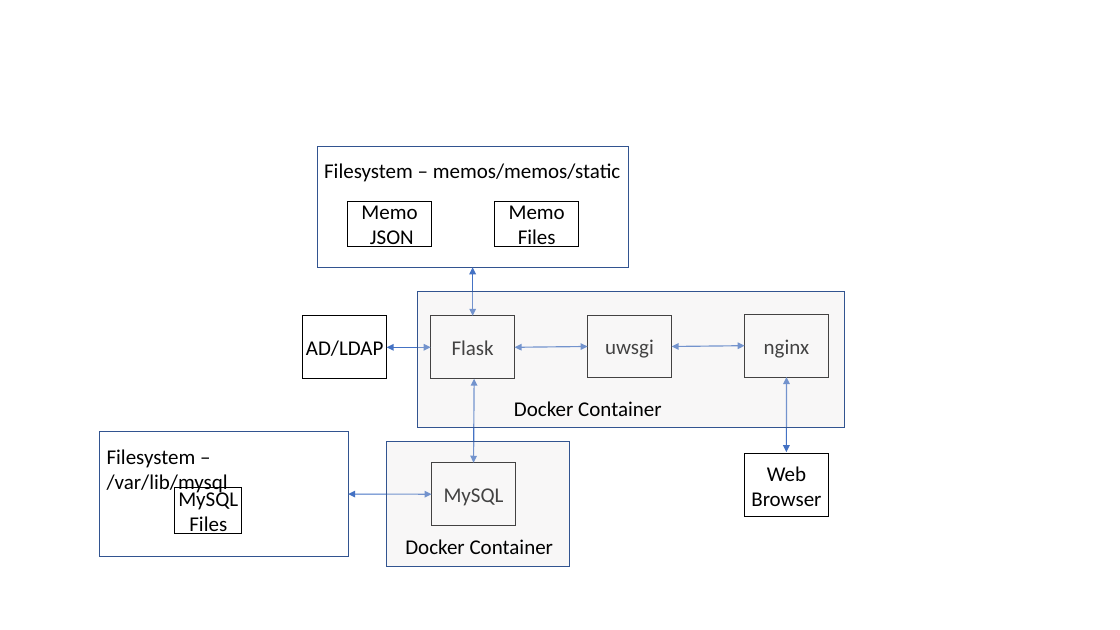
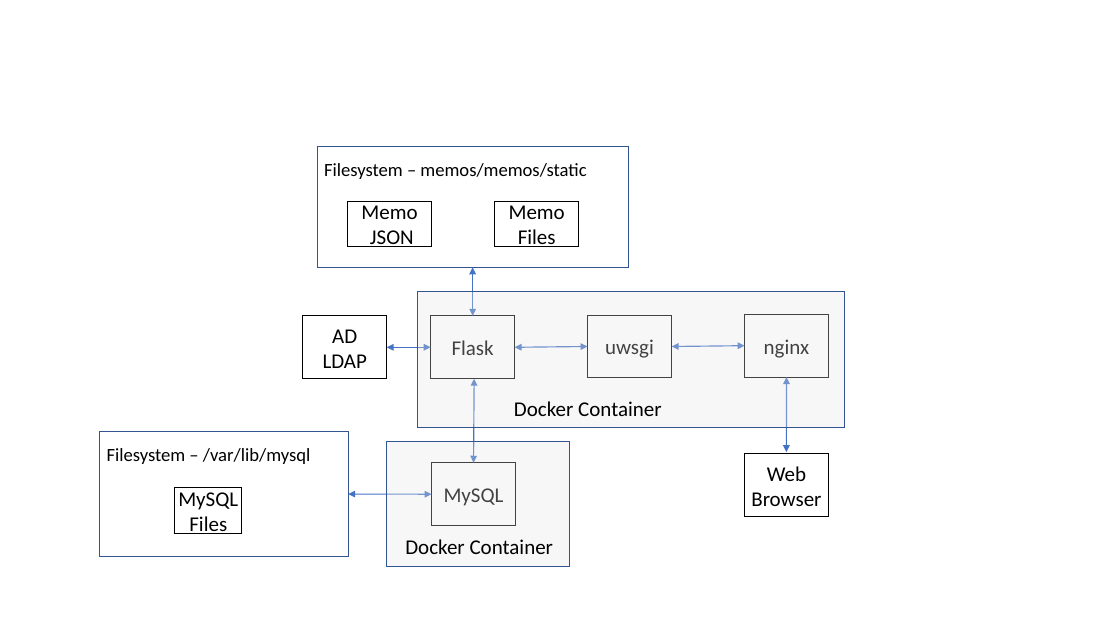
Before and after one commit to iotexpert/memosystem, a slide deck: slide 1 of drawings.pptx. Drawn at 1120x630 pixels with LibreOffice and Linux fonts; fonts in the diff are those of the drawing. Boxes give left, top, right and bottom in pixels: in the first picture for what was removed or moved away, otherwise in the second. Text is boxed around its words. In the diff, an @@ line names an element or a change of style, - is before the commit and + after.

```diff
--- a/drawings.pptx
+++ b/drawings.pptx
@@ text "Filesystem – memos/memos/static" at bbox=[324, 163, 586, 179]: size 18 to 16 pt @@
@@ text in rectangle at bbox=[323, 329, 367, 368]: text changed @@
-AD/LDAP
+AD
+LDAP
@@ text "Filesystem – /var/lib/mysql" at bbox=[107, 448, 310, 464]: size 18 to 16 pt @@
```
Also in this commit, not shown: 2 other files.
